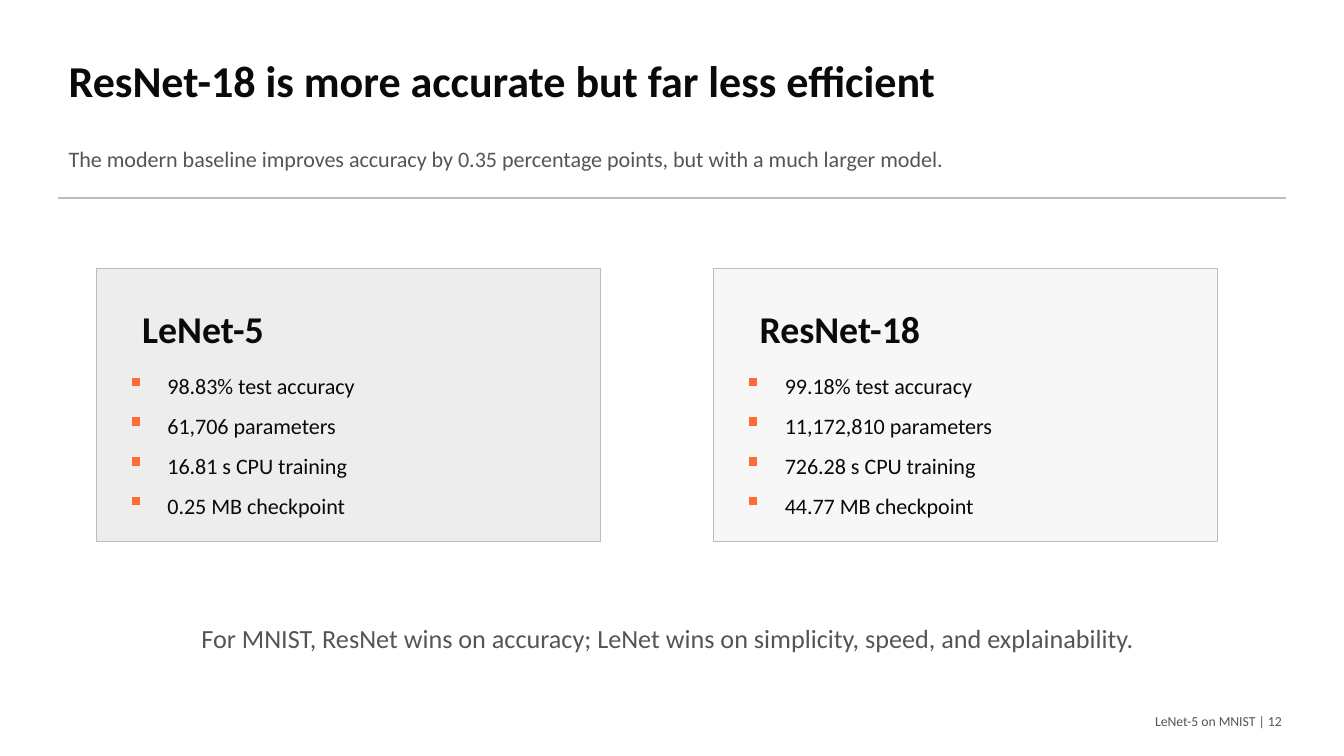
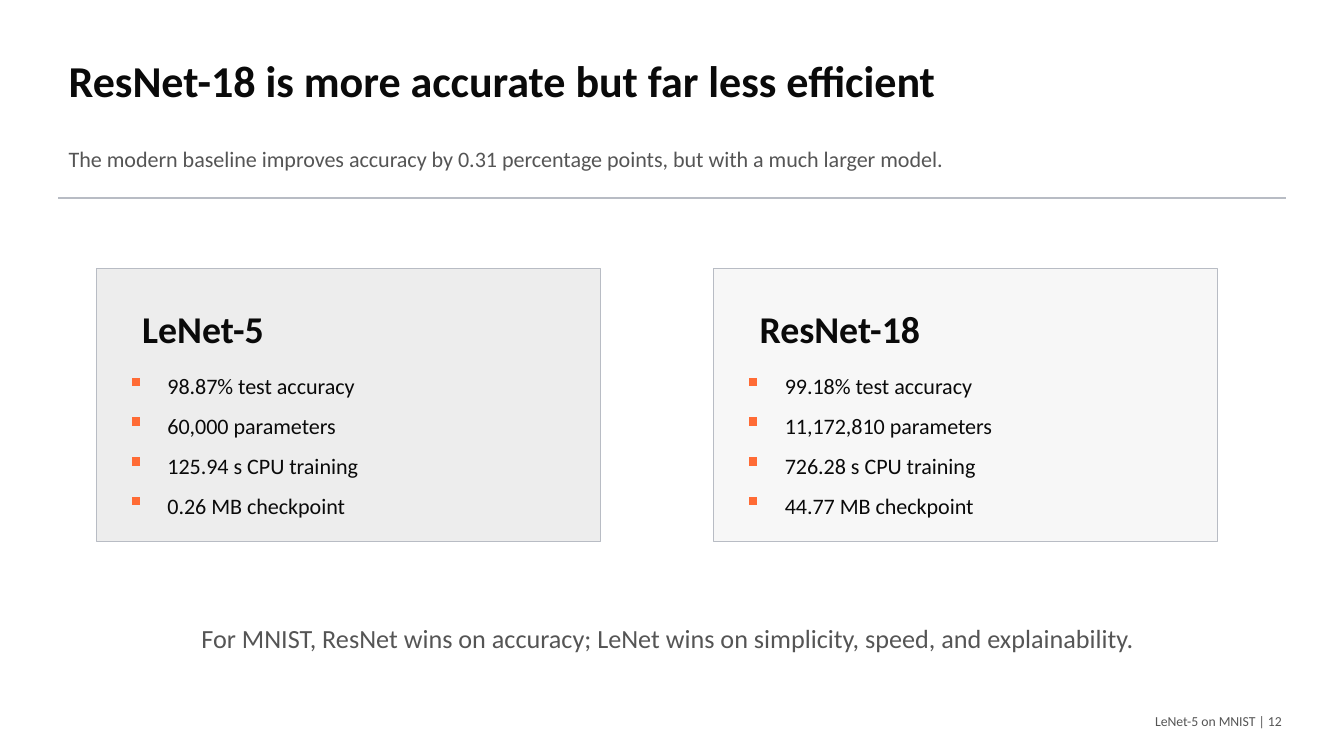
Before and after one commit to macbehnke/NN_funds_project, a slide deck: slide 12 of slides/LeNet5_MNIST_Final_Presentation.pptx. Drawn at 1344x756 pixels with LibreOffice and Linux fonts; fonts in the diff are those of the drawing. Boxes give left, top, right and bottom in pixels: in the first picture for what was removed or moved away, otherwise in the second. Text is boxed around its words. In the diff, an @@ line names an element or a change of style, - is before the commit and + after.

```diff
--- a/slides/LeNet5_MNIST_Final_Presentation.pptx
+++ b/slides/LeNet5_MNIST_Final_Presentation.pptx
@@ text at (69, 151, 942, 171): text changed @@
-The modern baseline improves accuracy by 0.35 percentage points, but with a much larger model.
+The modern baseline improves accuracy by 0.31 percentage points, but with a much larger model.
@@ text at (167, 379, 355, 398): text changed @@
-98.83% test accuracy
+98.87% test accuracy
@@ text at (167, 419, 336, 438): text changed @@
-61,706 parameters
+60,000 parameters
@@ text at (167, 459, 358, 478): text changed @@
-16.81 s CPU training
+125.94 s CPU training
@@ text at (167, 498, 345, 518): text changed @@
-0.25 MB checkpoint
+0.26 MB checkpoint
```
Also in this commit, not shown: 9 other slides changed, 7 other files.
